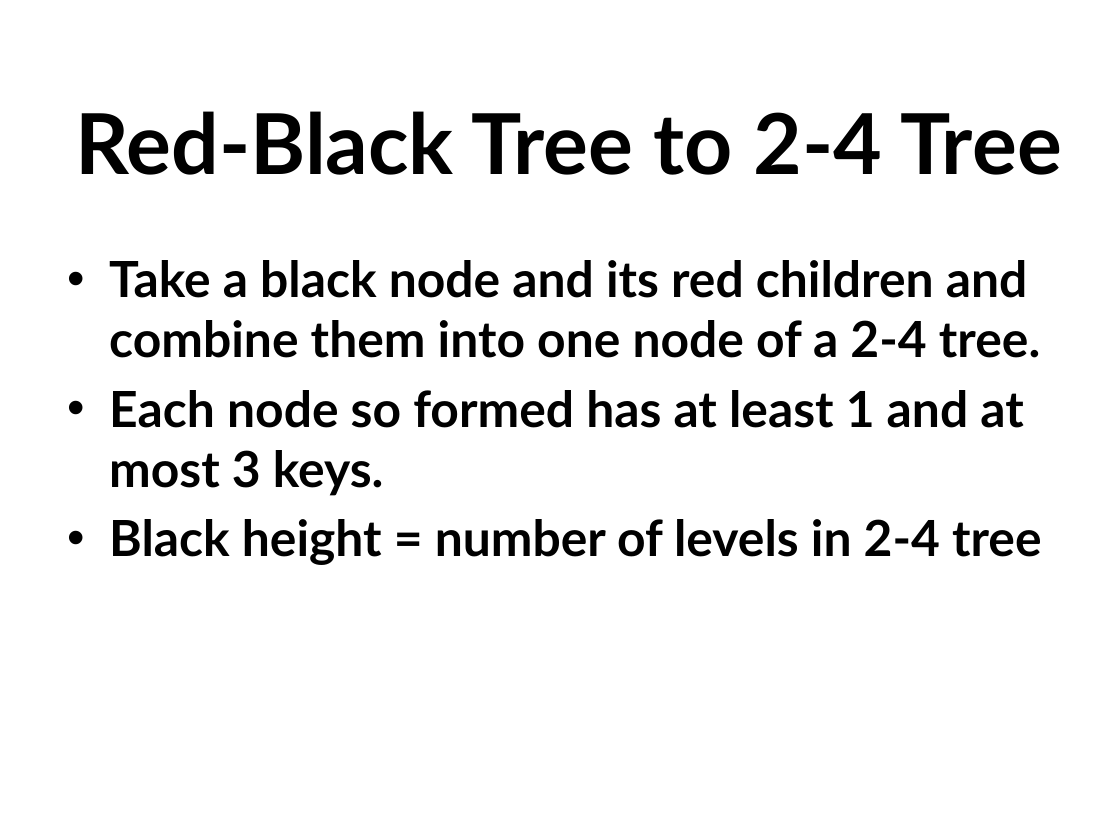
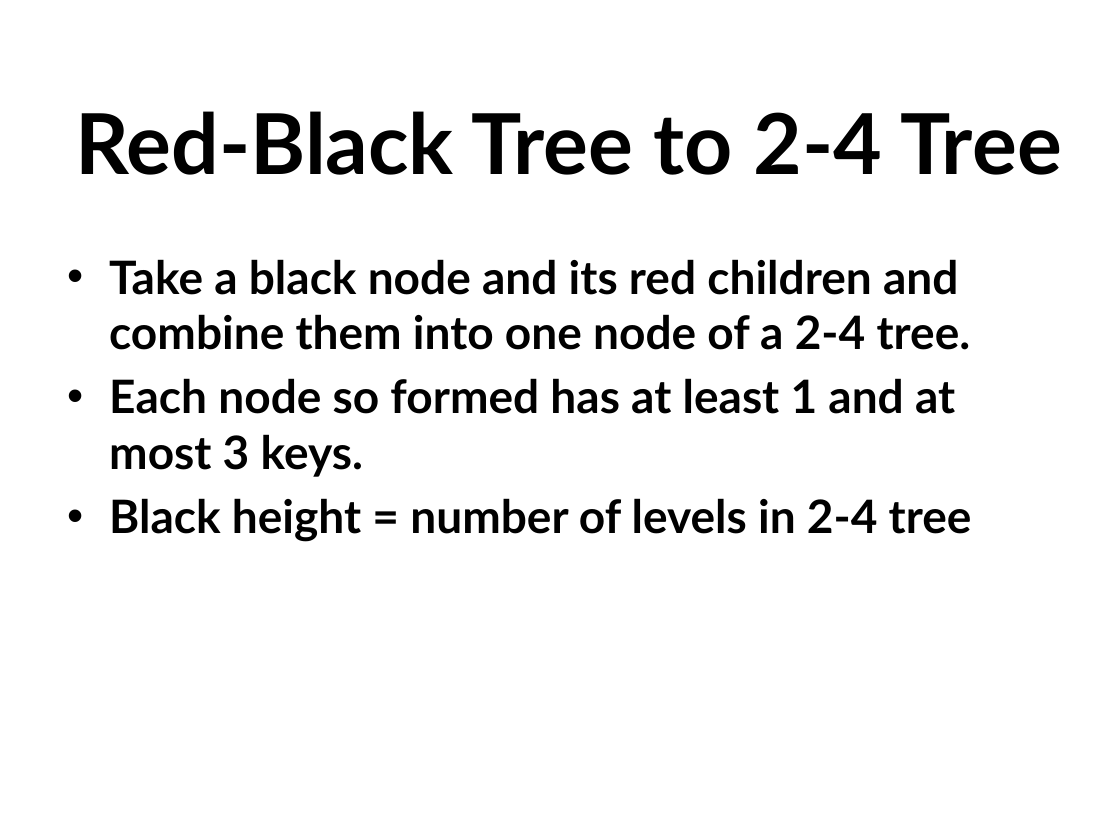
Before and after one commit to aristotle0x01/en-route, a slide deck: slide 11 of rb_tree/L17-Red-Black-Trees-clean.pptx. Drawn at 1120x840 pixels with LibreOffice and Linux fonts; fonts in the diff are those of the drawing. Boxes give left, top, right and bottom in pixels: in the first picture for what was removed or moved away, otherwise in the second. Text is boxed around its words. In the diff, an @@ line names an element or a change of style, - is before the commit and + after.

```diff
--- a/rb_tree/L17-Red-Black-Trees-clean.pptx
+++ b/rb_tree/L17-Red-Black-Trees-clean.pptx
@@ text "Take a black node and ..." at (x1=109, y1=259, x2=972, y2=542): size 32 to 29.6 pt @@
```
Also in this commit, not shown: 4 slides added, 1 other file.
